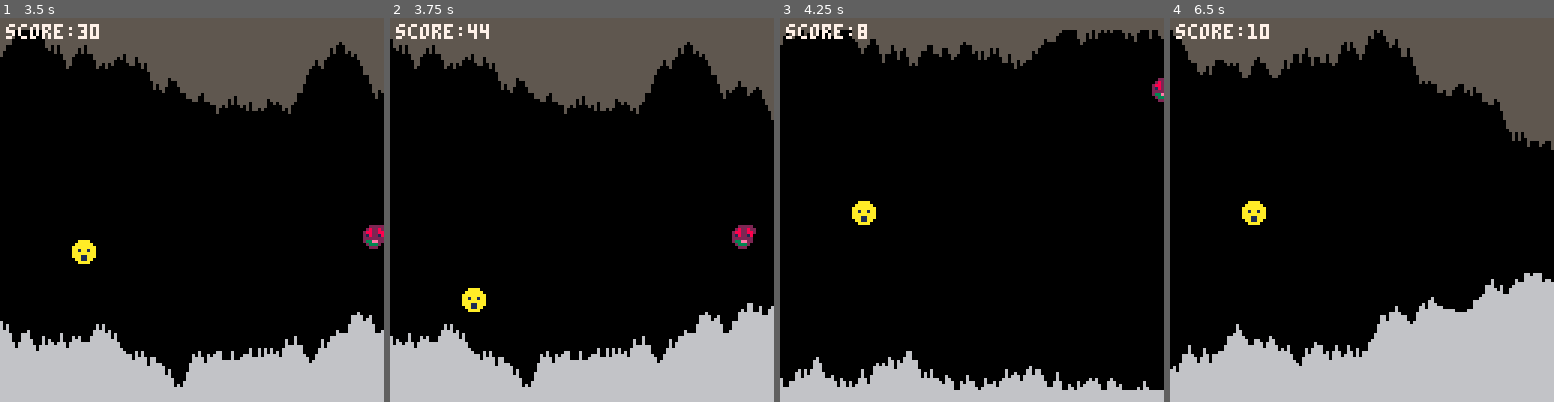
Above: before the commit, frames 1-4 (left to right).
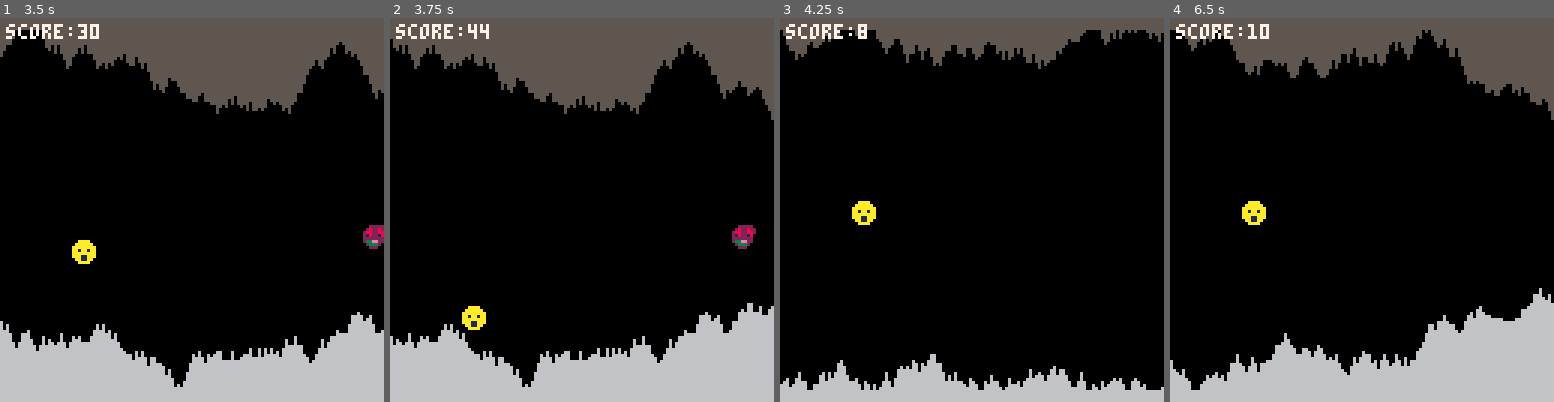
Above: after the commit, the same moments.

Repository: romellem/pico-8-carts
Game: PICO-8 cartridge cave.p8
The game is run twice, just before and just after one commit, with the same random seed, the same clock (stepped at 60 frames per second) and the same inputs.
Inputs:
- Up to frame 1 (3.5 s): tap X (X key) at 0.33, 1.07, 1.85, 2.97 s; hold Up 2.15-2.42 s
- Up to frame 2 (3.75 s): hold Down from 3.63 s (still down)
- Up to frame 3 (4.25 s): release Down at 3.97 s; tap X (X key) at 4.08 s
- Up to frame 4 (6.5 s): hold Up 4.73-5.03 s; tap X (X key) at 5.2, 6.32 s; hold Down 5.73-6.03 s

Frame 1 is identical in both runs. In frame 2, 0.5% of the frame differs, in the area x 18-25%, y 70-82%; in frame 3, 4.5%; in frame 4, 11%, in the area x 0-100%, y 3-97%.

Commit message:
Up and down movements

Diff:
--- a/cave.p8
+++ b/cave.p8
@@ -65,9 +65,12 @@
 	player.dy += gravity
 
 	--jump
-	if (btnp(2)) then
+	if (btnp(⬆️)) then
 		player.dy -= 4
 		sfx(0)
+	elseif (btnp(⬇️)) then
+		player.dy += 2
+		sfx(4)
 	end
 
 	--move to new position
Not shown, changed: the sound effects (__sfx__) section of cave.p8
